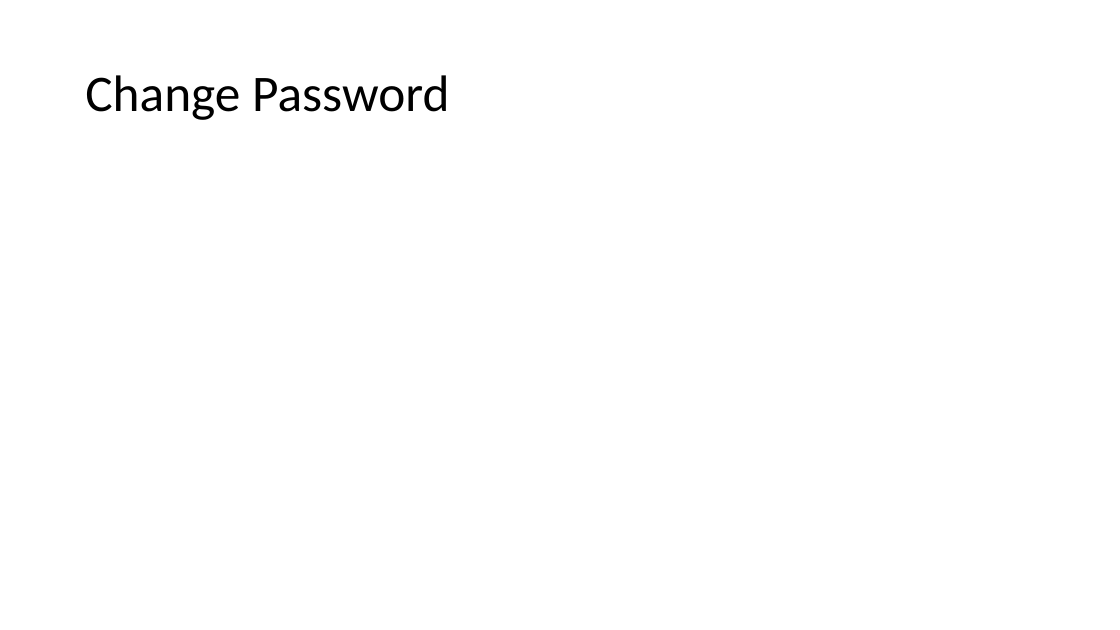
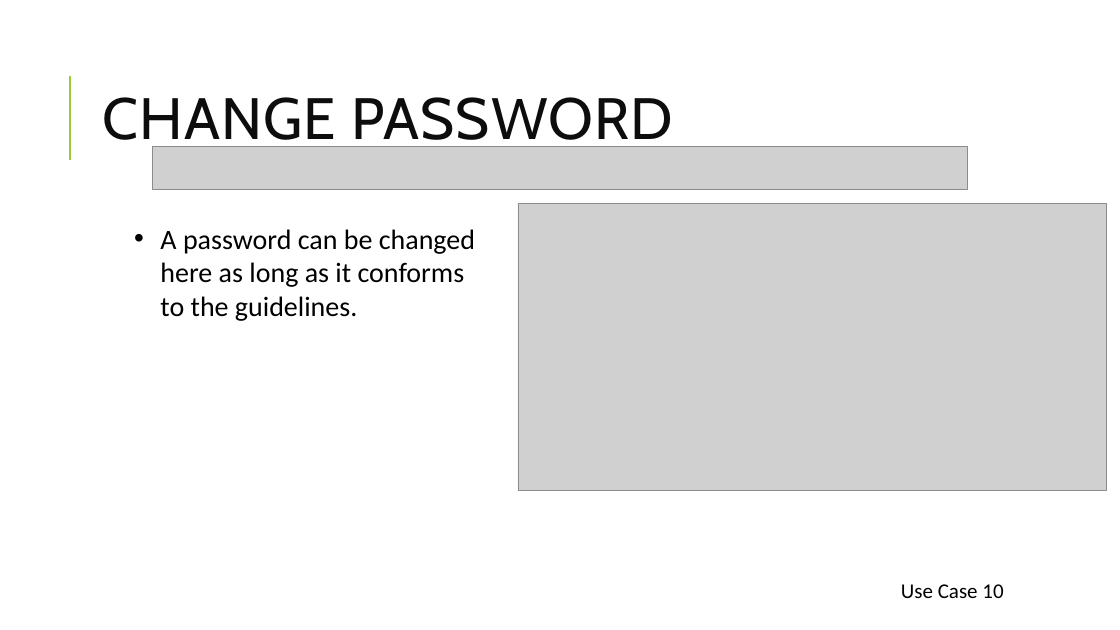
Before and after one commit to nwautomator/CSc6370, a slide deck: slide 22 of documents/MamaG_Presentation.pptx. Drawn at 1120x630 pixels with LibreOffice and Linux fonts; fonts in the diff are those of the drawing; grey boxes stand for pictures. Boxes give left, top, right and bottom in pixels: in the first picture for what was removed or moved away, otherwise in the second. Text is boxed around its words. In the diff, an @@ line names an element or a change of style, - is before the commit and + after.

Commit message:
Completed Presentation, updated Test Plan, fixed edituser.php guidelines on email removed.

```diff
--- a/documents/MamaG_Presentation.pptx
+++ b/documents/MamaG_Presentation.pptx
@@ line added from (70, 160) to (70, 76), #99CB38 1.5 pt @@
@@ title at box(102, 97, 673, 152): text changed; size 44 to 50 pt; font Calibri to Cabin; text colour #000000 to #0D0D0D @@
-Change Password
+CHANGE PASSWORD
@@ picture added at box(152, 146, 968, 189) @@
@@ picture added at box(518, 203, 1107, 491) @@
@@ text added at box(160, 229, 475, 321), 24 pt, text #000000 @@
+• A password can be changed here as long as it conforms to the guidelines.
@@ text added at box(901, 584, 1003, 598), 18 pt, text #000000 @@
+Use Case 10
```
Also in this commit, not shown: 21 other slides changed, 2 slides added, 2 slides removed, 2 other files.
